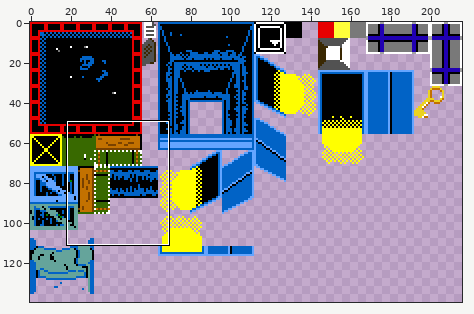
File history of a pixel-art file, Concept/tileset.aseprite. Above, an overview of the earlier version with the close-up marked.
Close-up. Before the commit:
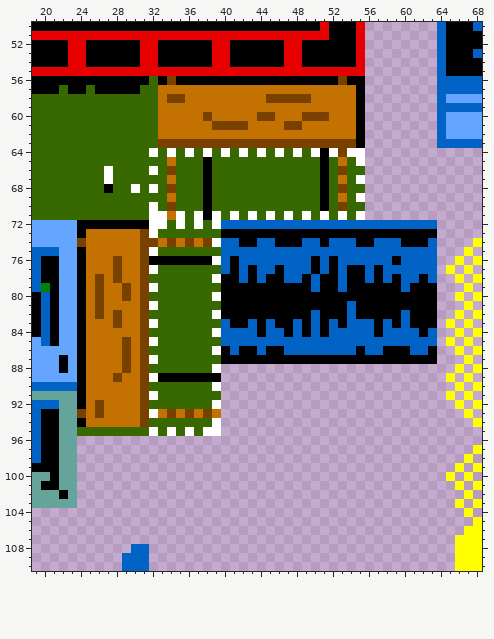
216x200 pixels, 1 frame. Shown: x 19..68, y 50..110. The wide view leaves out empty margins.
The same view after the edit:
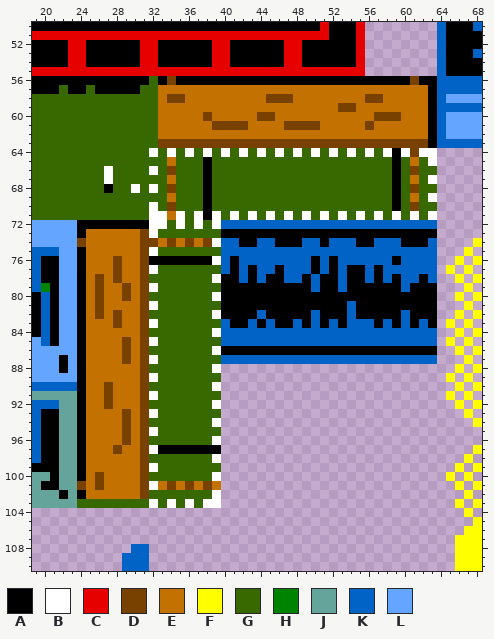
Palette (. is transparent): A #000000  B #ffffff  C #e60000  D #794100  E #c37100  F #ffff00  G #386900  H #008300  J #65a49b  K #0163c6  L #64a5ff
Changes in this commit:
@@ x 46..65 @@
  55 CCCCCCCCCC........KA
- 56 AAAAAAADAA........KK
- 57 EEEEEEEEEA........KK
- 58 DDDDEEEEEA........KL
- 59 EEEEEEEEEA........KK
- 60 EEEDDDEEEA........KL
- 61 EDDEEEEEEA........KL
- 62 EEEEEEEEEA........KL
- 63 DDDDDDDDDA........KK
- 64 BGBGBABDBB..........
- 65 GGGGGAGEGB..........
- 66 GGGGGAGDGG..........
- 67 GGGGGAGEGB..........
- 68 GGGGGAGDGG..........
- 69 GGGGGAGEGB..........
- 70 GGGGGAGDGG..........
- 71 GBGBGBGBGB..........
+ 56 AAAAAAAAAAAAAAADAAKK
+ 57 EEEEEEEEEEEEEEEEEAKK
+ 58 DDEEEEEEEEDDEEEEEAKL
+ 59 EEEEEEEDDEEEEEEEEAKK
+ 60 EEEEEEEEEEEDDDEEEAKL
+ 61 EDDDDEEEEEDEEEEEEAKL
+ 62 EEEEEEEEEEEEEEEEEAKL
+ 63 DDDDDDDDDDDDDDDDDAKK
+ 64 BGBGBGBGBGBGBABDBB..
+ 65 GGGGGGGGGGGGGAGEGB..
+ 66 GGGGGGGGGGGGGAGDGG..
+ 67 GGGGGGGGGGGGGAGEGB..
+ 68 GGGGGGGGGGGGGAGDGG..
+ 69 GGGGGGGGGGGGGAGEGB..
+ 70 GGGGGGGGGGGGGAGDGG..
+ 71 GBGBGBGBGBGBGBGBGB..
  72 KKKKKKKKKKKKKKKKKK..
@@ x 19..68 @@
  81 AKALLAEDEEEEDBGGGGGGGAAAAAAAAAAAAAAKAAAAAAAAA...F.
- 82 AKALLAEDEDEEDGGGGGGGBAAAAAAAAAAKAAAKAAAAAKAAA..F.F
- 83 AKALLAEEEDEEDBGGGGGGGKAAKAKAAKAKAKAKKKAKAKAAA.F.F.
- 84 AKALLAEEEEEEDGGGGGGGBKKKKAKKAKAKAKKKKKAKKKKAK..F.F
+ 82 AKALLAEDEDEEDGGGGGGGBAAAAKAAAAAKAAAKAAAAAKAAA..F.F
+ 83 AKALLAEEEDEEDBGGGGGGGKAAKAKAAKAKAKAKKKAKAKAKA.F.F.
+ 84 AKALLAEEEEEEDGGGGGGGBKKKKKKKKKKKKKKKKKKKKKKKK..F.F
  85 LKALLAEEEEDEDBGGGGGGGKKKKKKKKKKKKKKKKKKKKKKKK.F.F.
- 86 LLLLLAEEEEDEDGGGGGGGBAKAAKAAKKKKKKKKAKKAAAKKA..F.F
- 87 LLLALAEEEEDEDBGGGGGGGAAAAAAAAAAAAAAAAAAAAAAAA...F.
- 88 LLLALAEEEEDEDGGGGGGGB..........................F.F
- 89 LLLLLAEEEDEEDBAAAAAAA.........................F.F.
- 90 KKKKKAEEEEEEDGGGGGGGB..........................F.F
- 91 JJJJJAEEEEEEDBGGGGGGG.........................F.F.
- 92 KKKJJAEDEEEEDGGGGGGGB..........................F.F
- 93 KAAJJDEDEEEEDBEDEDEDE...........................F.
- 94 KAAJJAEEEEEEDGGGGGGGB............................F
- 95 KAAJJGGGGGGGGBGBGBGBB.............................
- 96 KAAJJ.............................................
- 97 KAAJJ............................................F
- 98 KAAJJ...........................................F.
- 99 AAAJJ..........................................F.F
-100 JJAJJ.........................................F.F.
-101 JAAJJ..........................................F.F
-102 JJJAJ...........................................F.
-103 JJJJJ..........................................F.F
+ 86 LLLLLAEEEEDEDGGGGGGGBAAAAAAAAAAAAAAAAAAAAAAAA..F.F
+ 87 LLLALAEEEEDEDBGGGGGGGKKKKKKKKKKKKKKKKKKKKKKKK...F.
+ 88 LLLALAEEEEEEDGGGGGGGB..........................F.F
+ 89 LLLLLAEEEEEEDBGGGGGGG.........................F.F.
+ 90 KKKKKAEEDEEEDGGGGGGGB..........................F.F
+ 91 JJJJJAEEDEEEDBGGGGGGG.........................F.F.
+ 92 KKKJJAEEDEEEDGGGGGGGB..........................F.F
+ 93 KAAJJAEEEEDEDBGGGGGGG...........................F.
+ 94 KAAJJAEEEEDEDGGGGGGGB............................F
+ 95 KAAJJAEEEEDEDBGGGGGGG.............................
+ 96 KAAJJAEEEEDEDGGGGGGGB.............................
+ 97 KAAJJAEEEDEEDBAAAAAAA............................F
+ 98 KAAJJAEEEEEEDGGGGGGGB...........................F.
+ 99 AAAJJAEEEEEEDBGGGGGGG..........................F.F
+100 JJAJJAEDEEEEDGGGGGGGB.........................F.F.
+101 JAAJJDEDEEEEDBEDEDEDE..........................F.F
+102 JJJAJAEEEEEEDGGGGGGGB...........................F.
+103 JJJJJGGGGGGGGBGBGBGBB..........................F.F
 104 ................................................F.
Pixel boxes of the changes (left, top, right, bottom) in both close-ups:
changed: (293, 76, 437, 220)
changed: (77, 310, 437, 508)
